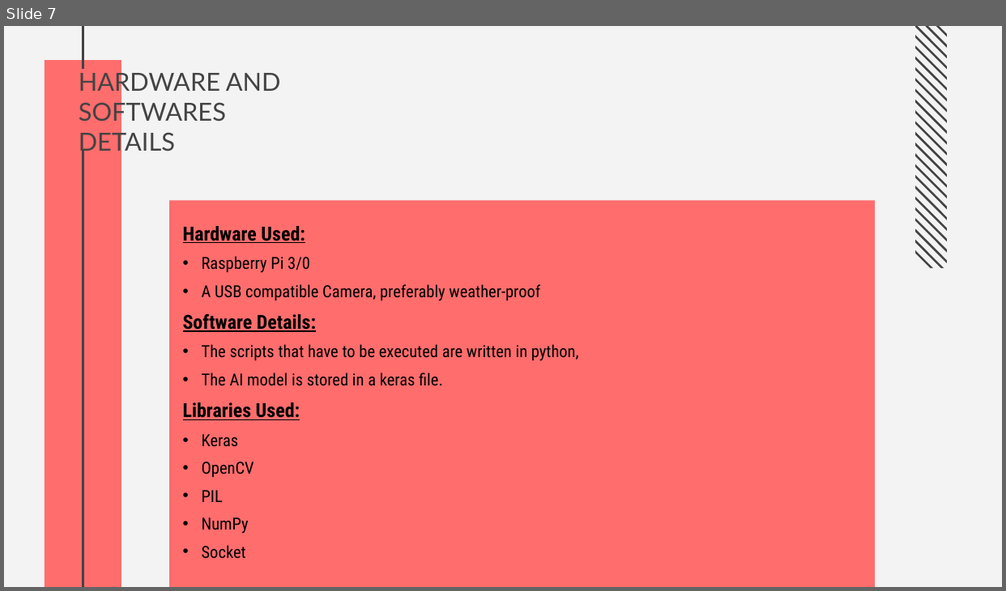
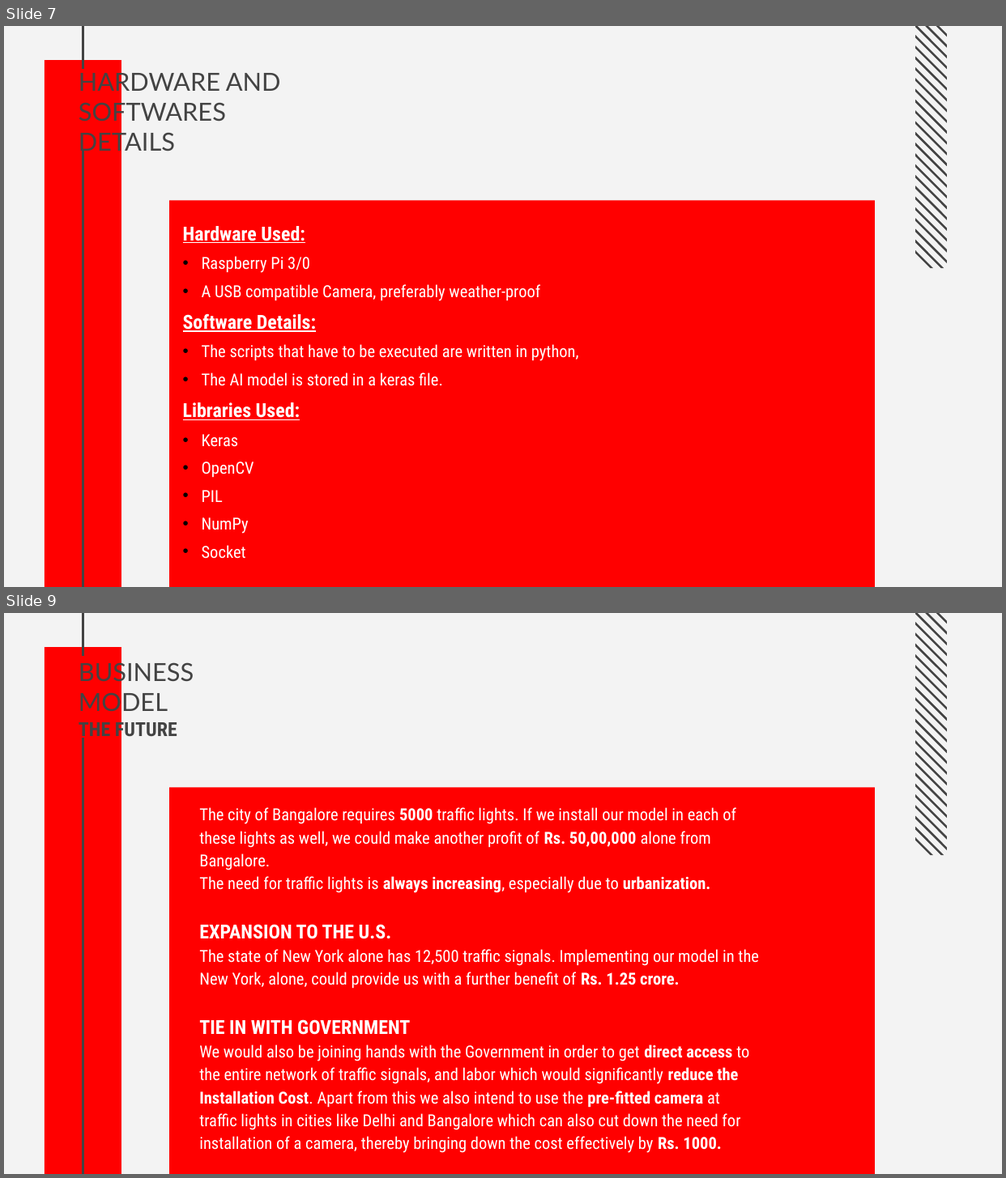
Before and after one commit to Sharan420/Traffic-Classifier, a slide deck: ppt.pptx. Shown one above the other, each under a label of ours: slide 7 before the commit, slides 7 and 9 after it; the slides between them are not shown. The pictures are 1006x591 and 1006x1178 pixels, drawn with LibreOffice and Linux fonts; fonts in the diff are those of the drawing. Boxes give left, top, right and bottom in pixels: in the first picture for what was removed or moved away, otherwise in the second. Text is boxed around its words. In the diff, an @@ line names an element or a change of style, - is before the commit and + after.

```diff
--- a/ppt.pptx
+++ b/ppt.pptx
@@ slide 9 added at (x1=4, y1=613, x2=1002, y2=1174), background #F3F3F3; not listed: 28 template elements that a slide beside it also shows @@
@@ title added at (x1=79, y1=660, x2=194, y2=741), 18 pt, text #434343 @@
+BUSINESS MODEL
+THE FUTURE
@@ text added at (x1=199, y1=807, x2=759, y2=1153), 12 pt, text #FFFFFF @@
+The city of Bangalore requires 5000 traffic lights. If we install our model in each of these lights as well, we could make another profit of Rs. 50,00,000 alone from Bangalore.
+The need for traffic lights is always increasing, especially due to urbanization.
+EXPANSION TO THE U.S.
+The state of New York alone has 12,500 traffic signals. Implementing our model in the New York, alone, could provide us with a further benefit of Rs. 1.25 crore.
+TIE IN WITH GOVERNMENT
+We would also be joining hands with the Government in order to get direct access to the entire network of traffic signals, and labor which would significantly reduce the Installation Cost. Apart from this we also intend to use the pre-fitted camera at traffic lights in cities like Delhi and Bangalore which can also cut down the need for installation of a camera, thereby bringing down the cost effectively by Rs. 1000.
@@ slide 7 changed as well @@
@@ rectangle at (x1=45, y1=60, x2=121, y2=587): fill #FF6D6D to #FF0000 @@
@@ rectangle at (x1=170, y1=201, x2=876, y2=587): fill #FF6D6D to #FF0000 @@
@@ text "Hardware Used:" at (x1=183, y1=226, x2=579, y2=559): text colour #000000 to #FFFFFF @@
```
Also in this commit, not shown: 7 other slides changed, 2 other slides added.
